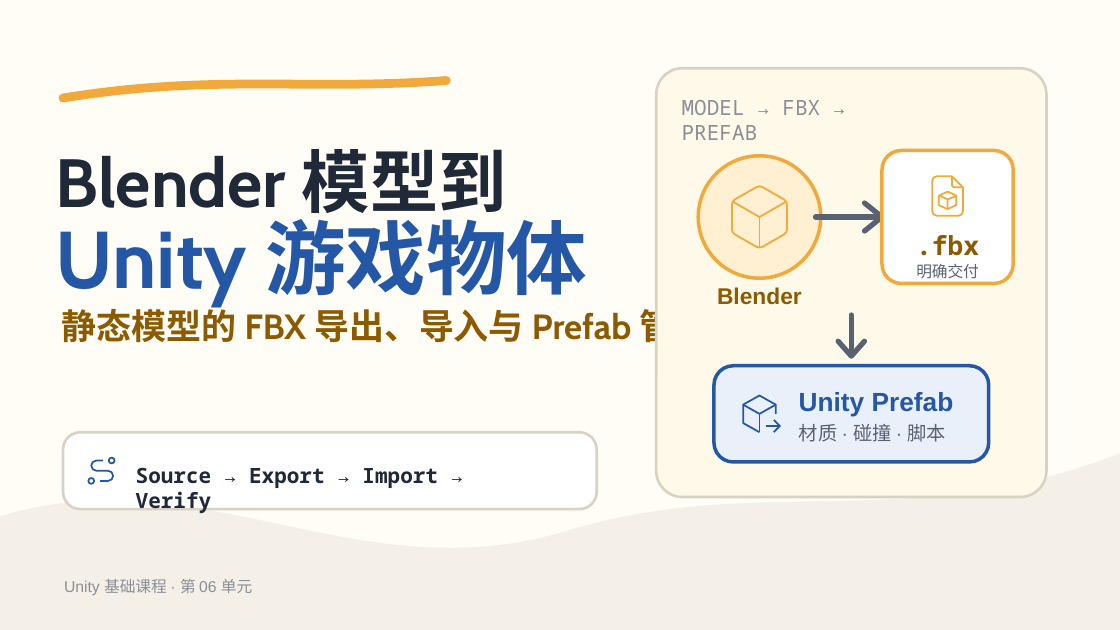
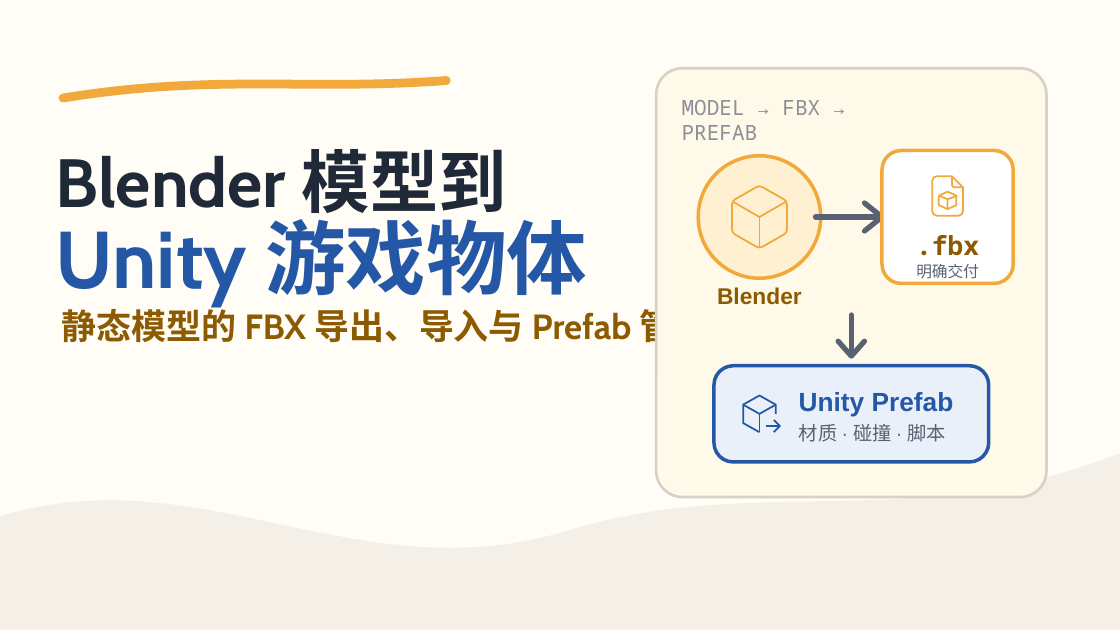
Before and after one commit to hakadao-max/Building, a slide deck: slide 1 of pdf/06_Blender模型到Unity游戏物体.pptx. Drawn at 1120x630 pixels with LibreOffice and Linux fonts; fonts in the diff are those of the drawing. Boxes give left, top, right and bottom in pixels: in the first picture for what was removed or moved away, otherwise in the second. Text is boxed around its words. In the diff, an @@ line names an element or a change of style, - is before the commit and + after.

```diff
--- a/pdf/06_Blender模型到Unity游戏物体.pptx
+++ b/pdf/06_Blender模型到Unity游戏物体.pptx
@@ group removed at bbox=[63, 433, 597, 513]: 3 freeform shapes, 1 rounded rectangle, 1 text @@
-Source → Export → Import → Verify
@@ text removed at bbox=[64, 579, 252, 595] @@
-Unity 基础课程 · 第 06 单元
```
Also in this commit, not shown: 4 other slides changed, 8 slides removed, 11 other files.
